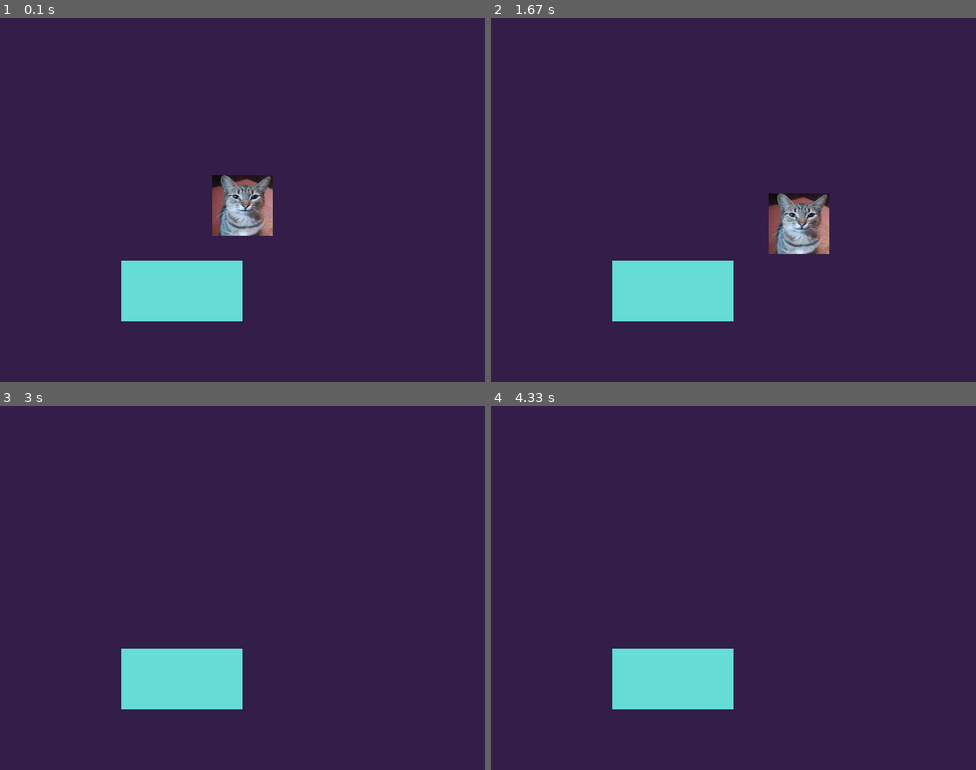
Above: before the commit, frames 1-4 (two rows, left to right).
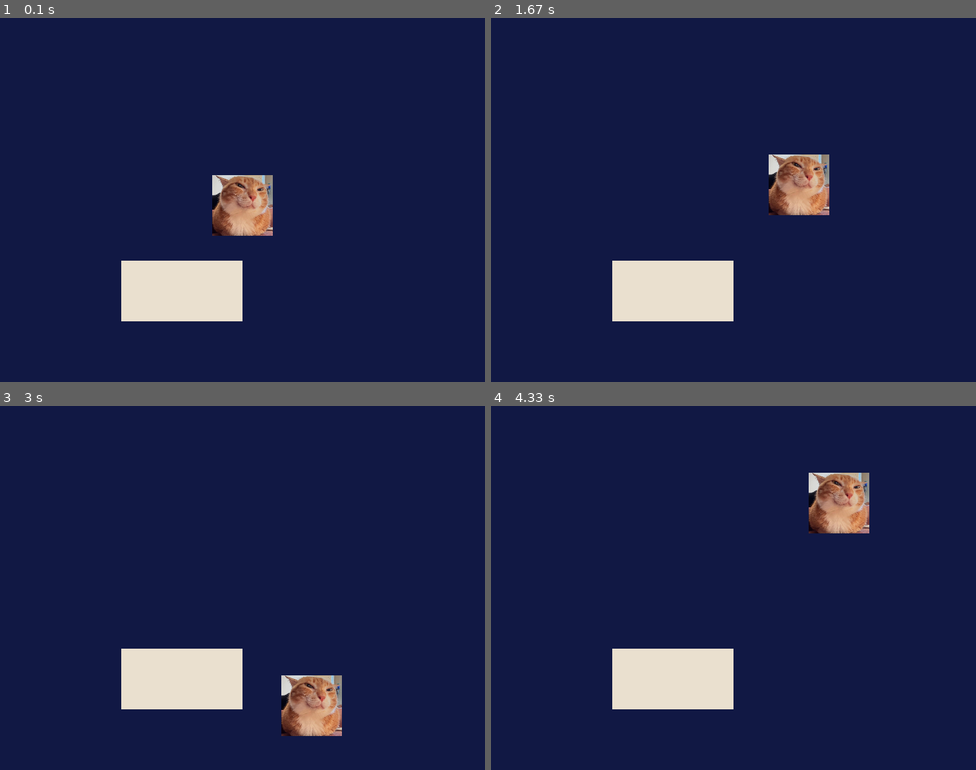
Above: after the commit, the same moments.

Repository: LKllora/pygame-platformer
Game: pygame game, started from Main.py
The game is run twice, just before and just after one commit, with the same random seed, the same clock (stepped at 60 frames per second) and the same inputs.
Inputs:
- Up to frame 1 (0.1 s): no input
- Up to frame 2 (1.67 s): hold D 0.33-0.8 s; hold D 0.83-1.3 s; tap Space at 0.9, 1.2, 1.4 s; hold A from 1.33 s (still down)
- Up to frame 3 (3 s): tap Space at 1.7, 1.97, 2.27, 2.4, 2.7 s; release A at 1.87 s; hold A 1.9-2.3 s; hold D 2.33-2.97 s
- Up to frame 4 (4.33 s): hold A 3-3.47 s; tap Space at 3.07, 3.37, 3.57, 3.87, 4.07 s; hold D 3.5-3.97 s; hold D from 4 s (still down)

The runs differ from the first frame. In frame 1, 100% of the frame differs, in the area x 0-100%, y 0-100%; in frame 2, 100%; in frame 3, 100%; in frame 4, 100%.

Commit message:
Fixed the god awful collision system i added like a complete moron, Changed the placeholder player image to a more playful cat, Decided on a colour palette

Diff:
--- a/Main.py
+++ b/Main.py
@@ -11,7 +11,7 @@
 gravity = 0.5
 on_ground = False
 
-playerimg = pygame.image.load("images/player2.png")
+playerimg = pygame.image.load("images/player.png")
 
 player = pygame.transform.scale(playerimg, (100, 100))
 
@@ -32,34 +32,52 @@
         player_y_velocity = -12
         on_ground = False
 
+
     if keys[pygame.K_a]:
         player_rect.x -= playerspeed
+
+        if player_rect.colliderect(platform_one):
+            player_rect.left = platform_one.right
+
     if keys[pygame.K_d]:
         player_rect.x += playerspeed
+
+        if player_rect.colliderect(platform_one):
+            player_rect.right = platform_one.left
+
+
     if keys[pygame.K_LSHIFT]:
         playerspeed = 6
 
 
 
-    screen.fill("#321E48")
+    screen.fill("#111844")
 
     screen.blit(player, player_rect)
    #print("Player pos:", playerx, playery)
 
-    pygame.draw.rect(screen, ("#65DCD5"), platform_one)
+    pygame.draw.rect(screen, ("#EAE0CF"), platform_one)
 
+    player_y_velocity += gravity
+
+    player_rect.y += player_y_velocity
 
 
     if player_rect.colliderect(platform_one):
-        on_ground = True
+        if player_y_velocity > 0:
+
+            player_rect.bottom = platform_one.top
+
+            player_y_velocity = 0
+
+            on_ground = True
+
+    else:
+        on_ground = False
+
+    if player_rect.y > 600:
+        player_rect.y = 0
         player_y_velocity = 0
-        player_rect.bottom = platform_one.top
-
-    if on_ground == False:
-        player_y_velocity += gravity
-        player_rect.y += player_y_velocity
-
-
 
     pygame.display.flip()
 
Binary file added: Images/player.png
Binary file removed: Images/player2.png
